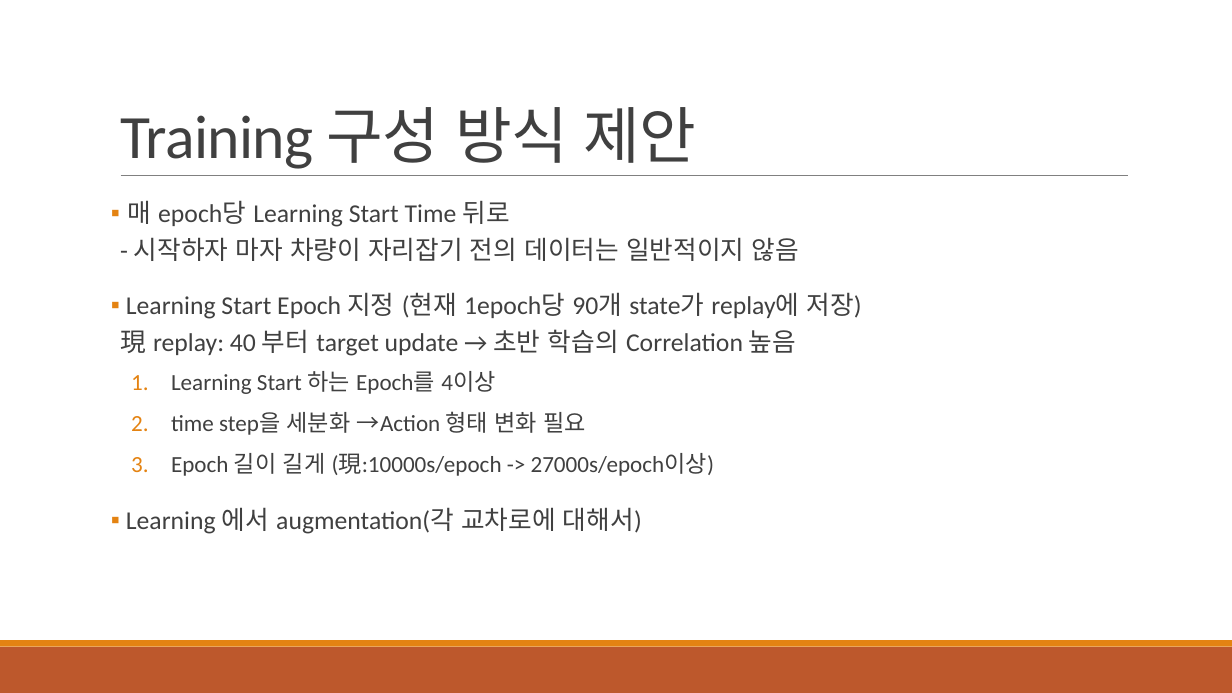
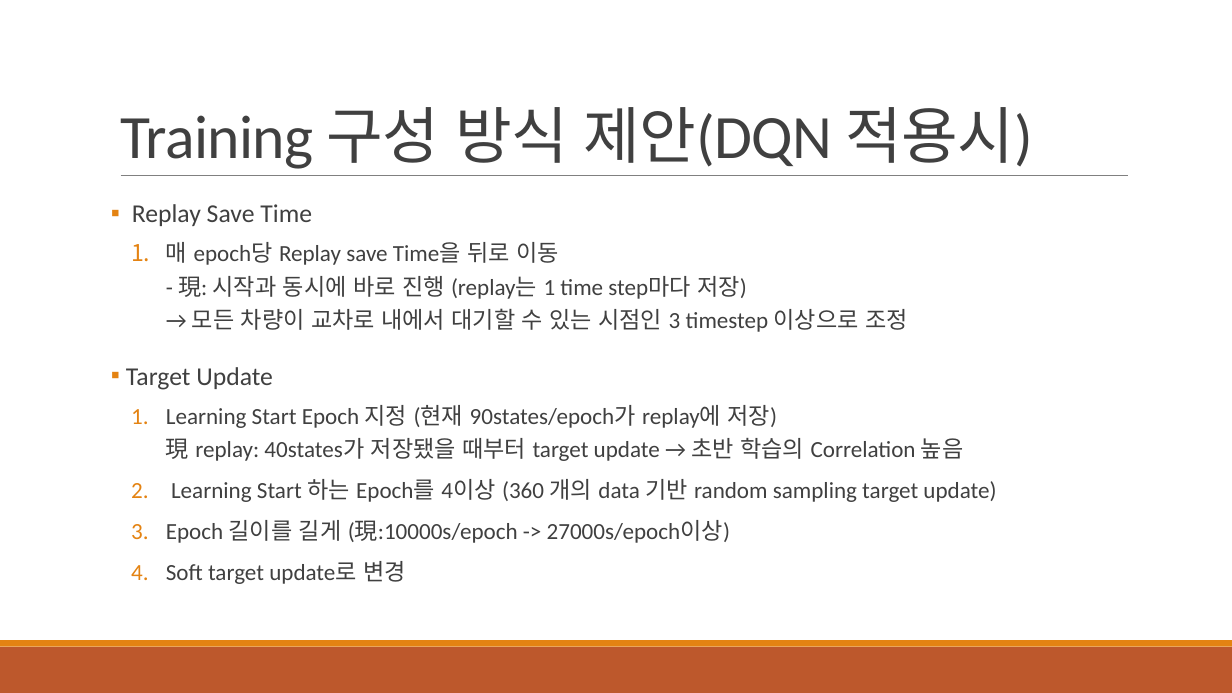
Before and after one commit to 3neutronstar/traffic-optimization_RL, a slide deck: slide 33 of 1st_Seminar(강민수).pptx. Drawn at 1232x693 pixels with LibreOffice and Linux fonts; fonts in the diff are those of the drawing. Boxes give left, top, right and bottom in pixels: in the first picture for what was removed or moved away, otherwise in the second. Text is boxed around its words. In the diff, an @@ line names an element or a change of style, - is before the commit and + after.

Commit message:
change the pptx

```diff
--- a/1st_Seminar(강민수).pptx
+++ b/1st_Seminar(강민수).pptx
@@ title at (120,107,1033,169): text changed @@
-Training 구성 방식 제안
+Training 구성 방식 제안(DQN 적용시)
@@ text at (126,204,996,584): text changed; size 20 to 18 pt @@
-▪ 매 epoch당 Learning Start Time 뒤로
-  - 시작하자 마자 차량이 자리잡기 전의 데이터는 일반적이지 않음
-▪ Learning Start Epoch 지정 (현재 1epoch당 90개 state가 replay에 저장)
-  現 replay: 40 부터 target update → 초반 학습의 Correlation 높음
-  1. Learning Start 하는 Epoch를 4이상
-  2. time step을 세분화 →Action 형태 변화 필요
-  3. Epoch 길이 길게 (現:10000s/epoch -> 27000s/epoch이상)
-▪ Learning 에서 augmentation(각 교차로에 대해서)
+▪ Replay Save Time
+  1. 매 epoch당 Replay save Time을 뒤로 이동
+     - 現: 시작과 동시에 바로 진행 (replay는 1 time step마다 저장)
+     → 모든 차량이 교차로 내에서 대기할 수 있는 시점인 3 timestep 이상으로 조정
+▪ Target Update
+  1. Learning Start Epoch 지정 (현재 90states/epoch가 replay에 저장)
+     現 replay: 40states가 저장됐을 때부터 target update → 초반 학습의 Correlation 높음
+  2. Learning Start 하는 Epoch를 4이상 (360 개의 data 기반 random sampling target update)
+  3. Epoch 길이를 길게 (現:10000s/epoch -> 27000s/epoch이상)
+  4. Soft target update로 변경
```
Also in this commit, not shown: 8 other slides changed, 3 slides added, 2 slides removed, 1 other file.
